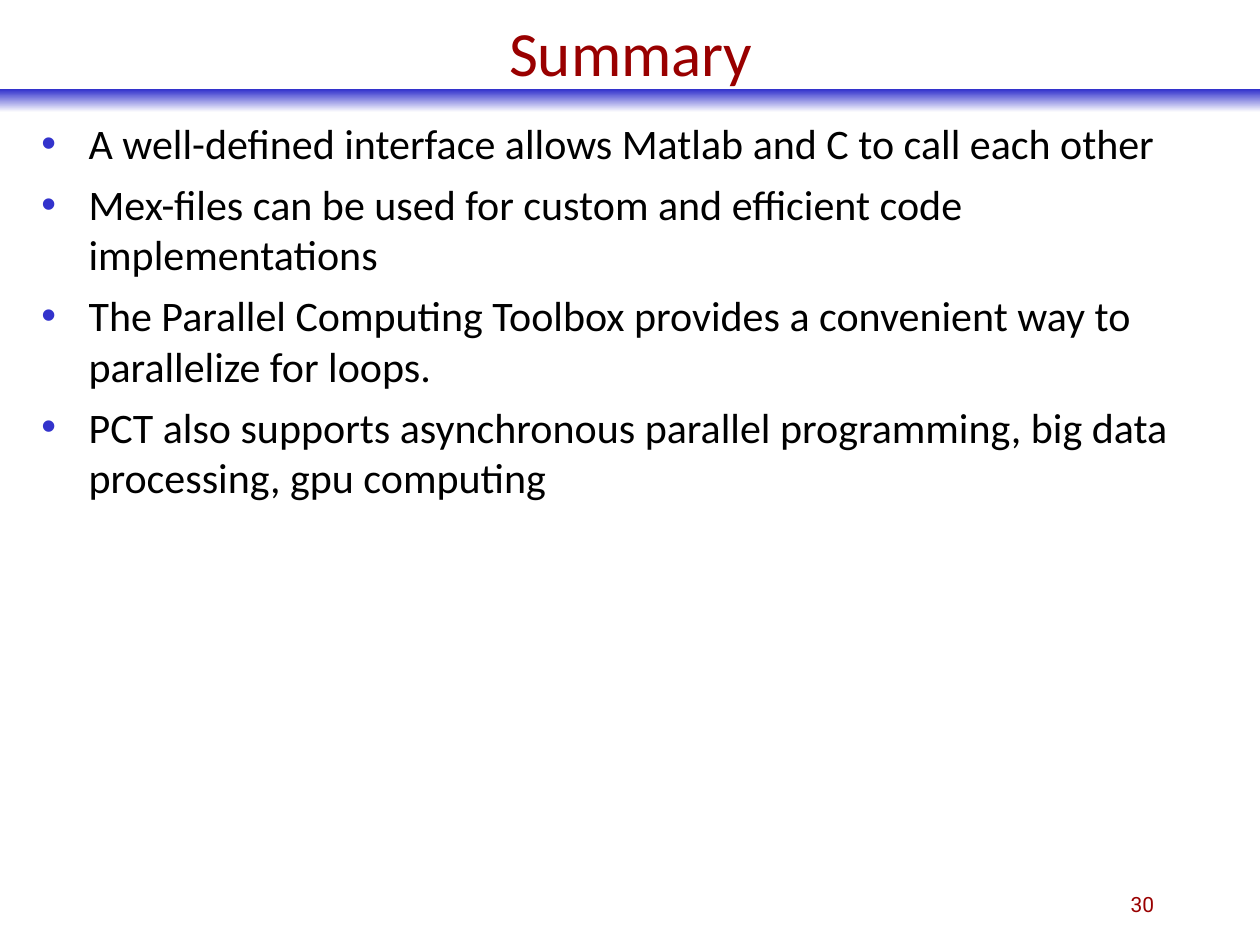
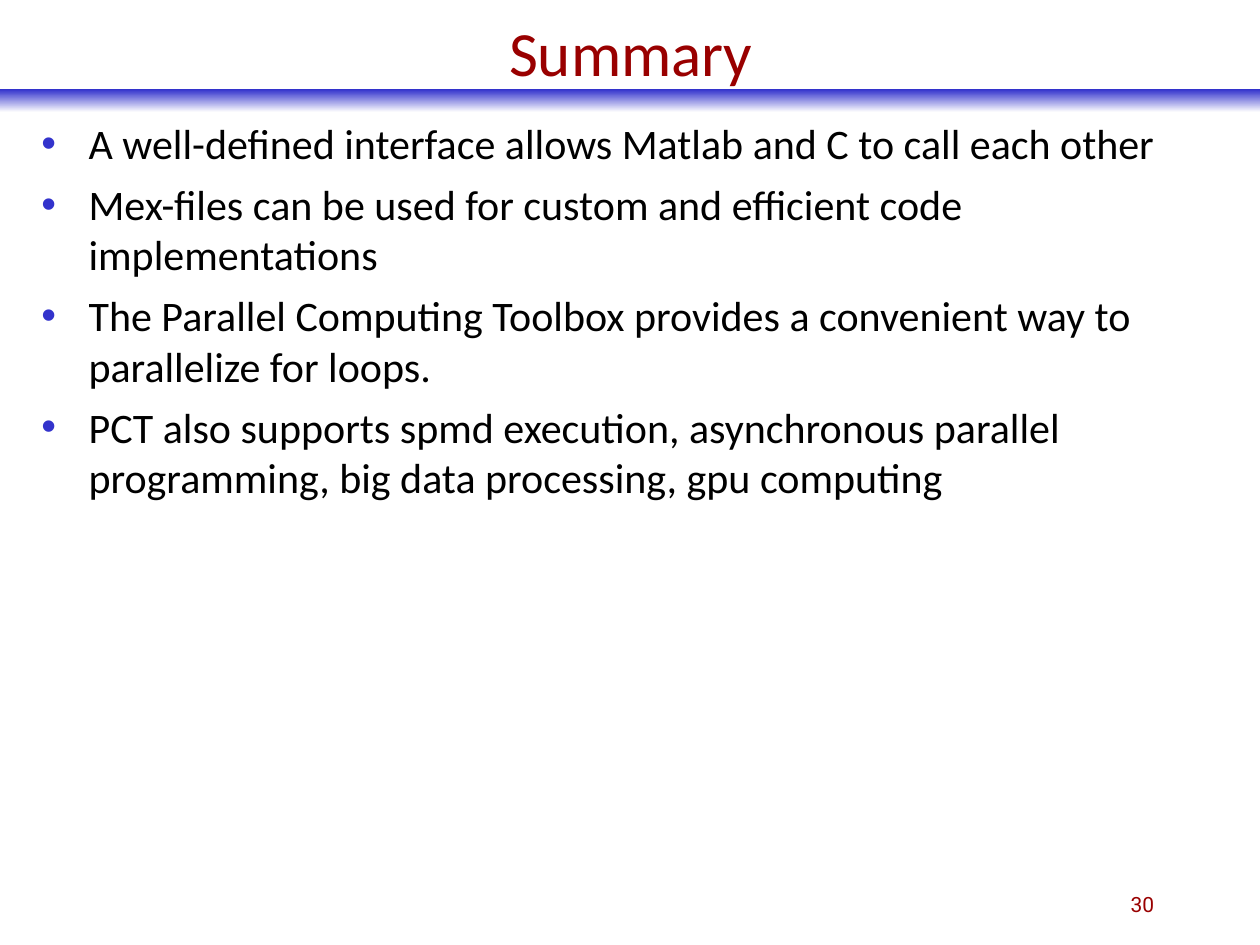
Before and after one commit to phadjido/matlab_compiler, a slide deck: slide 30 of ppt/EY.MatlabCompiler.pptx. Drawn at 1260x945 pixels with LibreOffice and Linux fonts; fonts in the diff are those of the drawing. Boxes give left, top, right and bottom in pixels: in the first picture for what was removed or moved away, otherwise in the second. Text is boxed around its words. In the diff, an @@ line names an element or a change of style, - is before the commit and + after.

Commit message:
updated pptx

```diff
--- a/ppt/EY.MatlabCompiler.pptx
+++ b/ppt/EY.MatlabCompiler.pptx
@@ text at bbox=[89, 413, 1060, 501]: text changed @@
-• PCT also supports asynchronous parallel programming, big data processing, gpu computing
+• PCT also supports spmd execution, asynchronous parallel programming, big data processing, gpu computing
```
Also in this commit, not shown: 7 other slides changed, 1 other file.
